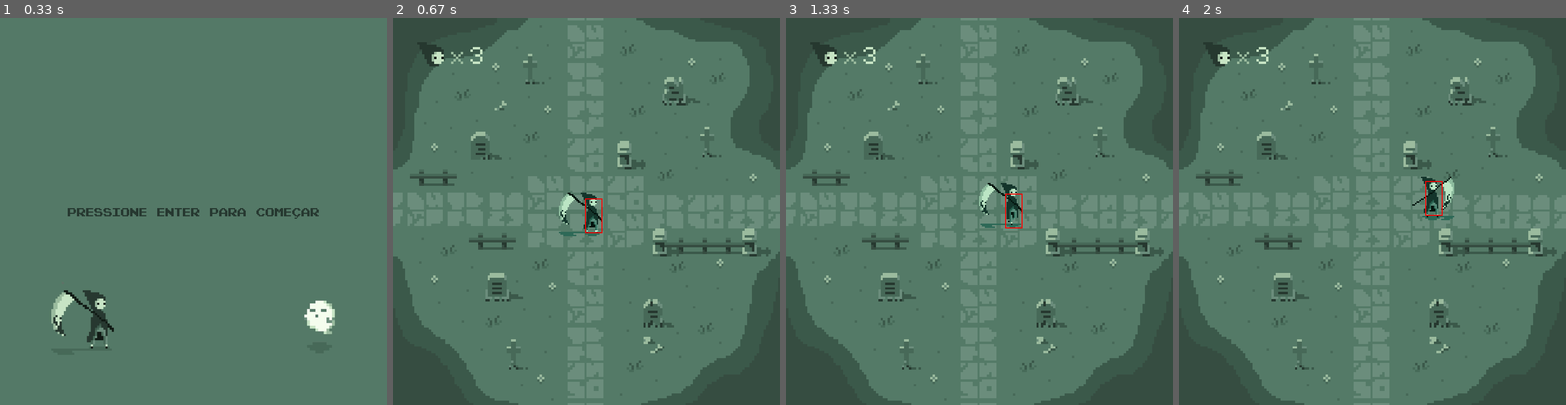
Above: before the commit, frames 1-4 (left to right).
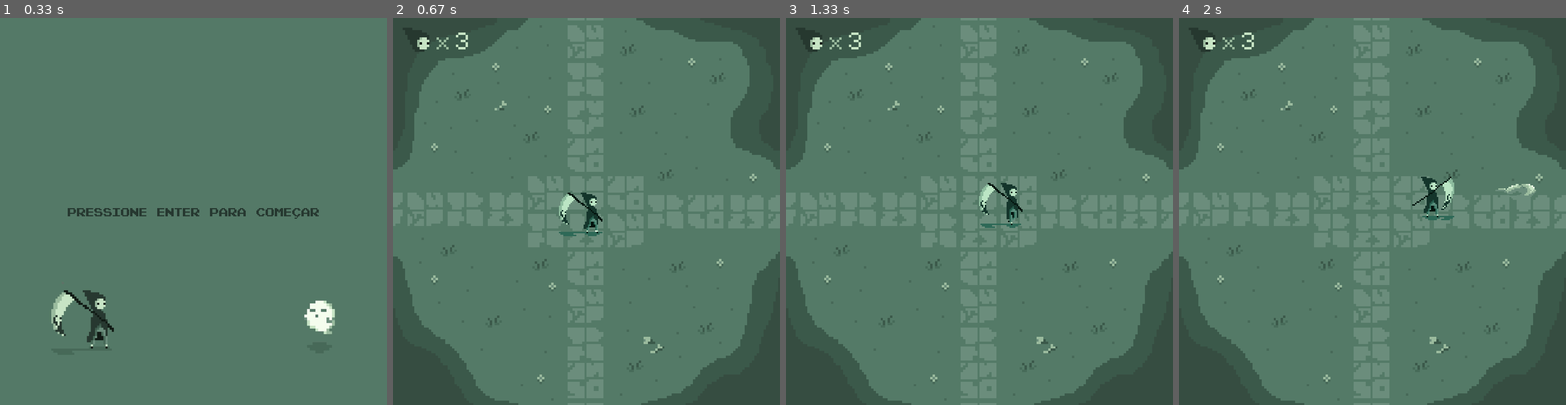
Above: after the commit, the same moments.

Repository: daskyni/jogo-pygame
Game: pygame game, started from main.py
Two runs of this game, one before a commit and one after it. Both use one fixed random seed, a clock stepped at 60 frames per second and the inputs below.
Inputs:
- Up to frame 1 (0.33 s): no input
- Up to frame 2 (0.67 s): tap Enter at 0.33 s
- Up to frame 3 (1.33 s): hold Right 0.67-1.13 s; hold Up from 1.17 s (still down)
- Up to frame 4 (2 s): release Up at 1.47 s; hold Right 1.5-1.97 s

Frame 1 is identical in both runs. In frame 2, 2.5% of the frame differs, in the area x 4-98%, y 3-91%; in frame 3, 2.5%; in frame 4, 2.6%.

Commit message:
add projetil

Diff:
--- a/ghosts.py
+++ b/ghosts.py
@@ -1,7 +1,6 @@
 import math
 import pygame
 import random
-from main import SCREEN_WIDTH, SCREEN_HEIGHT
 
 # Constantes para o fantasma
 GHOST_CONTACT_DAMAGE = 1
@@ -12,6 +11,9 @@
 # Constantes para repulsão entre fantasmas
 MIN_GHOST_DISTANCE_REPEL = 50  # Distância para começar a repelir (ajuste conforme o tamanho do sprite)
 GHOST_REPEL_STRENGTH_VALUE = 0.5 # Força da repulsão (pequeno valor para evitar movimentos bruscos)
+
+SCREEN_WIDTH = 800
+SCREEN_HEIGHT = 800
 
 class Ghost(pygame.sprite.Sprite):
     def __init__(self, player, all_ghosts_group):
--- a/main.py
+++ b/main.py
@@ -1,4 +1,7 @@
 import pygame
+from ghosts import Ghost
+from player import Player
+from projectile import Projectile
 
 # define o FPS do jogo
 FPS = 60
@@ -7,123 +10,141 @@
 SCREEN_WIDTH = 800
 SCREEN_HEIGHT = 800
 
+def load_smoke_frames():
+    frames = []
+    for i in range(0, 10):
+        img = pygame.image.load(f'./sprites/personagens/ceifador/fumaca/fumaca_{i}.png').convert_alpha()
+        frames.append(img)
+    return frames
+
+def inicializa_jogo(player, ghosts):
+    player.lives_remaining = player.total_lives
+    player.life_count_atual = player.life_counters[player.lives_remaining]
+    player.walking = False
+    player.is_attacking = False
+    player.direction_x = 0
+    player.direction_y = 0
+    player.invulnerable = False
+    player.rect.center = (SCREEN_WIDTH // 2, SCREEN_HEIGHT // 2)
+    for ghost in ghosts:
+        ghost.kill()
+
 if __name__ == "__main__":
-
-    # importa classes
-    from ghosts import Ghost
-    from player import Player
-
-    # incia o pygame
     pygame.init()
 
-    # definicoes gerais da screen
     screen = pygame.display.set_mode((SCREEN_WIDTH, SCREEN_HEIGHT))
     pygame.display.set_caption("O Jogo do Ceifador")
-    background_image_path = "./sprites/mapa/mapa_completo.png"
+
+    background_image_path = "./sprites/mapa/mapa.png"
     background_image = pygame.image.load(background_image_path).convert()
-    # aplica a transformação de scale para adequar o background ao tamanho da screen
     scaled_background = pygame.transform.scale(background_image, (SCREEN_WIDTH, SCREEN_HEIGHT))
     background_rect = scaled_background.get_rect()
     background_rect.topleft = (0, 0)
 
-    # Carrega e escala a imagem de fundo para tela inicial e game over
-    initial_background_path = "./background/backgroundInitial.png" # Certifique-se que o caminho está correto
+    initial_background_path = "./background/backgroundInitial.png"
     initial_background_image = pygame.image.load(initial_background_path).convert()
     scaled_initial_background = pygame.transform.scale(initial_background_image, (SCREEN_WIDTH, SCREEN_HEIGHT))
     initial_background_rect = scaled_initial_background.get_rect()
 
     FONT_PATH = "./fonts/Pixel Emulator.otf"
-    pygame.font.init() # Garante que o módulo de fontes está inicializado
+    pygame.font.init()
     try:
-        font_stats = pygame.font.Font(FONT_PATH, 20) # Para HP, XP, Nível - Aumentado
-        font_title = pygame.font.Font(FONT_PATH, 20)  # Para títulos como "Game Over" - Aumentado
-        font_instruction = pygame.font.Font(FONT_PATH, 25) # Para instruções - Levemente diminuído
-    except pygame.error: # Caso a fonte não seja encontrada, usa a padrão
+        font_stats = pygame.font.Font(FONT_PATH, 20)
+        font_title = pygame.font.Font(FONT_PATH, 20)
+        font_instruction = pygame.font.Font(FONT_PATH, 25)
+    except pygame.error:
         print(f"Aviso: Fonte '{FONT_PATH}' não encontrada. Usando fonte padrão.")
-        font_stats = pygame.font.Font(None, 38) # Ajustado para o fallback
-        font_title = pygame.font.Font(None, 76) # Ajustado para o fallback
-        font_instruction = pygame.font.Font(None, 42) # Ajustado para o fallback
+        font_stats = pygame.font.Font(None, 38)
+        font_title = pygame.font.Font(None, 76)
+        font_instruction = pygame.font.Font(None, 42)
 
-    def inicializa_jogo(player, ghosts_group):
-        player.lives_remaining = player.total_lives
-        player.life_count_atual = player.life_counters[player.lives_remaining]
-        player.walking = False
-        player.is_attacking = False
-        player.direction_x = 0
-        player.direction_y = 0
-        player.invulnerable = False
-        player.rect.center = (SCREEN_WIDTH // 2, SCREEN_HEIGHT // 2)
-        for ghost in ghosts_group:
-            ghost.kill()
-
-    # Estados do Jogo
     TELA_INICIAL = "TELA_INICIAL"
     JOGANDO = "JOGANDO"
     GAME_OVER = "GAME_OVER"
     game_state = TELA_INICIAL
 
-    # eventos
     GHOST_SPAWN_EVENT = pygame.USEREVENT + 1
-    pygame.time.set_timer(GHOST_SPAWN_EVENT, 2000)  # spawn de fantasmas a cada 2 segundos
+    pygame.time.set_timer(GHOST_SPAWN_EVENT, 2000)
 
-    # posicao do life count
-    POSICAO_X_LIFE_COUNT = 50
-    POSICAO_Y_LIFE_COUNT = 50
+    POSICAO_X_LIFE_COUNT = 20
+    POSICAO_Y_LIFE_COUNT = 20
 
-    # adiciona as sprites
     player = Player()
     ghosts = pygame.sprite.Group()
+    projectiles = pygame.sprite.Group()
 
-    # clock para controlar o framerate
+    smoke_frames = load_smoke_frames()
+
+    last_shot_time = 0
+    shot_cooldown = 1500  # ms
+
     clock = pygame.time.Clock()
 
     running = True
     while running:
+        current_time = pygame.time.get_ticks()
         for event in pygame.event.get():
             if event.type == pygame.QUIT:
                 running = False
             elif event.type == GHOST_SPAWN_EVENT:
                 new_ghost = Ghost(player, ghosts)
                 ghosts.add(new_ghost)
+
             if game_state == TELA_INICIAL:
                 if event.type == pygame.KEYDOWN:
                     if event.key == pygame.K_RETURN:
                         inicializa_jogo(player, ghosts)
                         game_state = JOGANDO
+
             elif game_state == JOGANDO:
                 player.handle_input(event)
+
             elif game_state == GAME_OVER:
                 if event.type == pygame.KEYDOWN:
-                    if event.key == pygame.K_RETURN: # Reiniciar
+                    if event.key == pygame.K_RETURN:
                         inicializa_jogo(player, ghosts)
                         game_state = JOGANDO
-                    elif event.key == pygame.K_ESCAPE: # Sair
+                    elif event.key == pygame.K_ESCAPE:
                         running = False
 
-        # logica e desenho baseados no estado do jogo
+        if game_state == JOGANDO:
+            # Disparo automático do projetil
+            if current_time - last_shot_time >= shot_cooldown:
+                last_shot_time = current_time
+                proj = Projectile(player.rect.center, player.direction, smoke_frames)
+                projectiles.add(proj)
+
+            projectiles.update()
+
+            # Colisão projetil x fantasmas
+            for proj in projectiles:
+                hits = pygame.sprite.spritecollide(proj, ghosts, False)
+                if hits:
+                    for ghost in hits:
+                        ghost.take_damage(1)
+                    proj.kill()
+
+        # Desenha telas
         if game_state == TELA_INICIAL:
             screen.blit(scaled_initial_background, initial_background_rect)
             instrucao_surface = font_instruction.render("Pressione ENTER para começar", True, (38, 56, 48))
-
             instrucao_rect = instrucao_surface.get_rect(center=(SCREEN_WIDTH // 2, SCREEN_HEIGHT // 2))
-
             screen.blit(instrucao_surface, instrucao_rect)
 
         elif game_state == JOGANDO:
-            # coloca o background na tela
             screen.blit(scaled_background, background_rect)
-            # atualiza e desenha o grupo de sprites
+
             player.update()
             player.draw(screen)
-            pygame.draw.rect(screen, (255, 0, 0), player.hitbox, 2) # desenha hitbox no personagem
 
             for ghost in ghosts:
                 ghost.update()
                 ghost.draw(screen)
-            # coloca a vida atual do personagem
+
+            projectiles.draw(screen)
+
             screen.blit(player.life_count_atual, (POSICAO_X_LIFE_COUNT, POSICAO_Y_LIFE_COUNT))
 
-            # Condição de Game Over
             if player.lives_remaining <= 0:
                 game_state = GAME_OVER
 
@@ -141,11 +162,7 @@
             screen.blit(instrucao_restart_surface, instrucao_restart_rect)
             screen.blit(instrucao_sair_surface, instrucao_sair_rect)
 
-
-        # atualiza a tela
         pygame.display.flip()
-
-        # define o FPS da screen
         clock.tick(FPS)
 
     pygame.quit()
--- a/player.py
+++ b/player.py
@@ -1,37 +1,32 @@
 import random
 import pygame
-from main import SCREEN_WIDTH, SCREEN_HEIGHT
-
-# constantes do player
+
 PLAYER_TOTAL_LIVES = 3
 PLAYER_INVULNERABILITY_DURATION = 1000
 PLAYER_ATTACK_DURATION = 500
-PLAYER_ATTACK_COOLDOWN = 1500 # ataca a cada 2s
+PLAYER_ATTACK_COOLDOWN = 1500
 PLAYER_KNOCKBACK_DURATION = 200
 PLAYER_KNOCKBACK_SPEED = 5
 PLAYER_DAMAGE = 1
 
-# tamanho do life count
 TAMANHO_COMPRIMENTO_LIFE_COUNT = 150
 TAMANHO_ALTURA_LIFE_COUNT = 50
+
+SCREEN_WIDTH = 800
+SCREEN_HEIGHT = 800
 
 class Player(pygame.sprite.Sprite):
     def __init__(self):
         super().__init__()
 
-        # sprites de andar
         self.first_walking_sprite_number = 0
         self.last_walking_sprite_number = 7
-
-        # fator de escala para a sprite do personagem
         self.scale_factor = 3
 
-        # carrega os frames da animacao de andar
         self.walk_frames = []
         for i in range(self.first_walking_sprite_number, self.last_walking_sprite_number):
             img_path = f"./sprites/personagens/ceifador/andando/ceifador_andando_{i}.png"
             original_img = pygame.image.load(img_path).convert_alpha()
-            # escala a imagem
             scaled_img = pygame.transform.scale(
                 original_img,
                 (original_img.get_width() * self.scale_factor,
@@ -39,7 +34,6 @@
             )
             self.walk_frames.append(scaled_img)
 
-        # sprites de ataque
         self.first_attack_sprite_number = 0
         self.last_attack_sprite_number = 7
         self.attack_frames = []
@@ -53,26 +47,22 @@
             )
             self.attack_frames.append(scaled_img)
 
-        # variaveis de controle de animacao
-        self.current_frame = 0 # frame atual
+        self.current_frame = 0
         self.animation_speed = 0.1
         self.attack_animation_speed = PLAYER_ATTACK_DURATION / len(self.attack_frames) / 1000
         self.last_update = 0
 
-        # imagem inicial
         self.image = self.walk_frames[self.current_frame]
         self.rect = self.image.get_rect()
         self.rect.topleft = (self.image.get_rect().left + 54, self.image.get_rect().top + 30)
 
         self.rect.center = (SCREEN_WIDTH // 2, SCREEN_HEIGHT // 2)
 
-        # criar hitbox separada (menor, só pega o corpo)
-        hitbox_width = 12 * self.scale_factor   # 12 → 36 px
-        hitbox_height = 24 * self.scale_factor  # 24 → 72 px
-        offset_x = 18 * self.scale_factor       # deslocamento lateral do corpo
-        offset_y = 10 * self.scale_factor       # deslocamento vertical do corpo
-
-        # ajusta hitbox com base na posição da imagem
+        hitbox_width = 12 * self.scale_factor
+        hitbox_height = 24 * self.scale_factor
+        offset_x = 18 * self.scale_factor
+        offset_y = 10 * self.scale_factor
+
         self.hitbox = pygame.Rect(
             self.rect.left + offset_x,
             self.rect.top + offset_y,
@@ -80,14 +70,13 @@
             hitbox_height
         )
 
-        # variaveis que controlam o estado do jogador (parado ou andando)
         self.walking = False
-        self.speed = 2 # velocidade do jogador
-        self.direction_x = 0 # 0 = parado, 1 = direita, -1 = esquerda
-        self.direction_y = 0 # 0 = parado, 1 = baixo, -1 = cima
-        self.facing_right = True # controla quando o personagem esta olhando para a direita
-
-        # atributos de combate e vida
+        self.speed = 2
+        self.direction_x = 0
+        self.direction_y = 0
+        self.facing_right = True
+        self.direction = 'right'  # Direção atual para disparo
+
         self.total_lives = PLAYER_TOTAL_LIVES
         self.lives_remaining = self.total_lives
         self.invulnerable = False
@@ -98,37 +87,33 @@
         self.is_attacking = False
         self.attack_timer = 0
         self.attack_duration = PLAYER_ATTACK_DURATION
-        self.last_attack_time = 0 # O tempo do último ataque é crucial para o cooldown
+        self.last_attack_time = 0
         self.attack_cooldown = PLAYER_ATTACK_COOLDOWN
         self.current_attack_frame = 0
 
-        # atributos de Knockback
         self.is_knocked_back = False
         self.knockback_start_time = 0
         self.knockback_direction = pygame.Vector2(0, 0)
 
         self.base_sprite_image = self.image
 
-        # imagens que mostram o numero de vidas do Player
         self.life_count_sprite_3 = pygame.transform.scale(pygame.image.load('./sprites/tela/vida/vida_3.png').convert_alpha(),
-                                            (TAMANHO_COMPRIMENTO_LIFE_COUNT, TAMANHO_ALTURA_LIFE_COUNT))
+                                                           (TAMANHO_COMPRIMENTO_LIFE_COUNT, TAMANHO_ALTURA_LIFE_COUNT))
         self.life_count_sprite_2 = pygame.transform.scale(pygame.image.load('./sprites/tela/vida/vida_2.png').convert_alpha(),
-                                            (TAMANHO_COMPRIMENTO_LIFE_COUNT, TAMANHO_ALTURA_LIFE_COUNT))
+                                                           (TAMANHO_COMPRIMENTO_LIFE_COUNT, TAMANHO_ALTURA_LIFE_COUNT))
         self.life_count_sprite_1 = pygame.transform.scale(pygame.image.load('./sprites/tela/vida/vida_1.png').convert_alpha(),
-                                            (TAMANHO_COMPRIMENTO_LIFE_COUNT, TAMANHO_ALTURA_LIFE_COUNT))
+                                                           (TAMANHO_COMPRIMENTO_LIFE_COUNT, TAMANHO_ALTURA_LIFE_COUNT))
         self.life_count_sprite_0 = pygame.transform.scale(pygame.image.load('./sprites/tela/vida/vida_0.png').convert_alpha(),
-                                            (TAMANHO_COMPRIMENTO_LIFE_COUNT, TAMANHO_ALTURA_LIFE_COUNT))
-
-        self.life_counters = [self.life_count_sprite_0, self.life_count_sprite_1, self.life_count_sprite_2, self.life_count_sprite_3]
+                                                           (TAMANHO_COMPRIMENTO_LIFE_COUNT, TAMANHO_ALTURA_LIFE_COUNT))
+
+        self.life_counters = [self.life_count_sprite_0, self.life_count_sprite_1,
+                              self.life_count_sprite_2, self.life_count_sprite_3]
 
         self.life_count_atual = self.life_counters[self.lives_remaining]
 
-
-    # metodo que atualiza a direção do movimento e animação
     def update(self):
         now = pygame.time.get_ticks()
 
-        # logica de knockback
         if self.is_knocked_back:
             if now - self.knockback_start_time < PLAYER_KNOCKBACK_DURATION:
                 self.rect.x += self.knockback_direction.x * PLAYER_KNOCKBACK_SPEED
@@ -138,21 +123,17 @@
                 if self.direction_x == 0 and self.direction_y == 0:
                     self.walking = False
         else:
-            # movimento normal do jogador apenas se não estiver em knockback
             self.rect.x += self.direction_x * self.speed
             self.rect.y += self.direction_y * self.speed
 
-        # mantém o jogador dentro dos limites da tela
         self.rect.clamp_ip(pygame.Rect(0, 0, SCREEN_WIDTH, SCREEN_HEIGHT))
 
-        # lógica para o ataque automático
         if not self.is_knocked_back and not self.is_attacking and (now - self.last_attack_time > self.attack_cooldown):
             self.is_attacking = True
             self.attack_timer = now
-            self.last_attack_time = now # reinicia o timer do cooldown
-            self.current_attack_frame = 0 # começa a animação do ataque do zero
-
-        # logica de animação (prioriza ataque)
+            self.last_attack_time = now
+            self.current_attack_frame = 0
+
         if self.is_attacking:
             self.animate_attack()
         elif self.walking:
@@ -165,68 +146,56 @@
 
         self.base_sprite_image = self.image
 
-        # logica de invulnerabilidade e piscar ao receber ataque
         if self.invulnerable:
             if now - self.last_hit_time > self.invulnerable_duration:
                 self.invulnerable = False
             else:
-                # piscar
-                if (now - self.last_hit_time) % 300 < 150: # invisivel por 150ms
-                    # cria uma superfície transparente temporária
+                if (now - self.last_hit_time) % 300 < 150:
                     temp_surface = pygame.Surface(self.base_sprite_image.get_size(), pygame.SRCALPHA)
-                    temp_surface.fill((0,0,0,0)) # transparente
+                    temp_surface.fill((0, 0, 0, 0))
                     self.image = temp_surface
-                else: # visivel por 150ms
+                else:
                     self.image = self.base_sprite_image
 
-    # metodo que atualiza a hitbox com base no scale_factor
     def update_hitbox(self, isFacingLeft):
         offset_y = 10 * self.scale_factor
         if isFacingLeft:
-            offset_x = 8 * self.scale_factor  # mais à esquerda
+            offset_x = 8 * self.scale_factor
         else:
-            offset_x = 18 * self.scale_factor  # mais à direita
+            offset_x = 18 * self.scale_factor
 
         self.hitbox.topleft = (
             self.rect.left + offset_x,
             self.rect.top + offset_y
         )
 
-    # metodo que realiza a animacao de andar do personagem
     def animate_walk(self):
-        now = pygame.time.get_ticks() # pega quanto tempo se passou desde que a funcao pygame.init() foi chamada
-
-        # verifica se o tempo que passou é maior do que o tempo que cada frame deve ficar na tela
+        now = pygame.time.get_ticks()
+
         if now - self.last_update > self.animation_speed * 1000:
-            # atualiza o tempo e o frame
             self.last_update = now
-            self.current_frame = (self.current_frame + 1) % len(self.walk_frames) # realiza o loop dos frames
-
-            # pega o frame base
+            self.current_frame = (self.current_frame + 1) % len(self.walk_frames)
+
             base_image = self.walk_frames[self.current_frame]
 
-            # vira a imagem se a direcao for para a esquerda
             if not self.facing_right:
-                self.image = pygame.transform.flip(base_image, True, False) # flip_x = True, flip_y = False
+                self.image = pygame.transform.flip(base_image, True, False)
                 self.update_hitbox(True)
             else:
-                self.image = base_image # nao vira se estiver para a direita
+                self.image = base_image
                 self.update_hitbox(False)
 
     def animate_attack(self):
-        now = pygame.time.get_ticks() # pega quanto tempo se passou desde que a funcao pygame.init() foi chamada
-
+        now = pygame.time.get_ticks()
         frame_duration = self.attack_duration / len(self.attack_frames)
 
-        # verifica se o tempo que passou é maior do que o tempo que cada frame deve ficar na tela
         if now - self.attack_timer >= (self.current_attack_frame + 1) * frame_duration:
             self.current_attack_frame += 1
             if self.current_attack_frame >= len(self.attack_frames):
                 self.is_attacking = False
-                self.current_attack_frame = 0 # reseta para proximo ataque
-                # retorna para a animação de andar/parado
+                self.current_attack_frame = 0
                 if self.walking:
-                    self.image = self.walk_frames[self.current_frame % len(self.walk_frames)] # garante que o frame seja valido
+                    self.image = self.walk_frames[self.current_frame % len(self.walk_frames)]
                 else:
                     self.image = self.walk_frames[0]
                 if not self.facing_right:
@@ -248,25 +217,23 @@
             self.life_count_atual = self.life_counters[self.lives_remaining]
             self.invulnerable = True
             self.last_hit_time = pygame.time.get_ticks()
-            print(f"Vidas restantes: {self.lives_remaining}") # Para debug
-            # Lógica de Knockback
+            print(f"Vidas restantes: {self.lives_remaining}")
             if damage_source:
                 self.is_knocked_back = True
                 self.knockback_start_time = pygame.time.get_ticks()
-                # Calcula a direção do knockback (para longe da fonte de dano)
                 knockback_vector = pygame.Vector2(self.rect.center) - pygame.Vector2(damage_source.rect.center)
-                if knockback_vector.length_squared() > 0: # Evita erro com vetor zero
+                if knockback_vector.length_squared() > 0:
                     self.knockback_direction = knockback_vector.normalize()
-                else: # Caso raro de sobreposição exata de centros, usa uma direção aleatória
+                else:
                     self.knockback_direction = pygame.Vector2(random.uniform(-1, 1), random.uniform(-1, 1))
                     if self.knockback_direction.length_squared() > 0:
                         self.knockback_direction.normalize()
-                    else: # Se ainda for zero (extremamente raro), um padrão para cima
+                    else:
                         self.knockback_direction = pygame.Vector2(0, -1)
 
             if self.lives_remaining <= 0:
                 self.lives_remaining = 0
-                print("O Jogador Morreu!") # fazer logica de game over aqui
+                print("O Jogador Morreu!")
 
     def handle_input(self, event):
         if event.type == pygame.KEYDOWN:
@@ -276,16 +243,20 @@
                 self.direction_x = 1
                 self.walking = True
                 self.facing_right = True
+                self.direction = 'right'
             elif event.key == pygame.K_LEFT:
                 self.direction_x = -1
                 self.walking = True
                 self.facing_right = False
+                self.direction = 'left'
             elif event.key == pygame.K_UP:
                 self.direction_y = -1
                 self.walking = True
+                self.direction = 'up'
             elif event.key == pygame.K_DOWN:
                 self.direction_y = 1
                 self.walking = True
+                self.direction = 'down'
 
         elif event.type == pygame.KEYUP:
             if event.key == pygame.K_RIGHT and self.direction_x == 1:
--- /dev/null
+++ b/projectile.py
@@ -0,0 +1,58 @@
+import pygame
+
+class Projectile(pygame.sprite.Sprite):
+    def __init__(self, pos, direction, smoke_sprites):
+        super().__init__()
+
+        scale_factor = 3
+
+        # Redimensiona os sprites da fumaça
+        scaled_sprites = [
+            pygame.transform.scale(
+                img,
+                (img.get_width() * scale_factor, img.get_height() * scale_factor)
+            ) for img in smoke_sprites
+        ]
+
+        # Ajusta sprites conforme direção
+        if direction == 'left':
+            scaled_sprites = [pygame.transform.flip(img, True, False) for img in scaled_sprites]
+        elif direction == 'up':
+            scaled_sprites = [pygame.transform.rotate(img, 90) for img in scaled_sprites]
+        elif direction == 'down':
+            scaled_sprites = [pygame.transform.rotate(img, -90) for img in scaled_sprites]
+
+        self.smoke_sprites = scaled_sprites
+        self.frame_index = 0
+        self.animation_speed = 0.2
+        self.frame_counter = 0
+        self.speed = 8
+        self.direction = direction
+        self.image = self.smoke_sprites[self.frame_index]
+        self.rect = self.image.get_rect(center=pos)
+
+    def update(self):
+        # Movimento conforme direção
+        if self.direction == 'right':
+            self.rect.x += self.speed
+        elif self.direction == 'left':
+            self.rect.x -= self.speed
+        elif self.direction == 'up':
+            self.rect.y -= self.speed
+        elif self.direction == 'down':
+            self.rect.y += self.speed
+
+        # Animação
+        self.frame_counter += self.animation_speed
+        if self.frame_counter >= 1:
+            self.frame_counter = 0
+            self.frame_index += 1
+            if self.frame_index >= len(self.smoke_sprites):
+                self.kill()
+                return
+            self.image = self.smoke_sprites[self.frame_index]
+
+        # Remove se sair da tela
+        screen_rect = pygame.display.get_surface().get_rect()
+        if not screen_rect.colliderect(self.rect):
+            self.kill()
Binary file added: sprites/mapa/colisao_mapa.png
Renamed: sprites/mapa/mapa_liso.png -> sprites/mapa/mapa.png
Binary file removed: sprites/mapa/mapa_completo.png
Binary file removed: sprites/mapa/mapa_sombras.png
Binary file removed: sprites/mapa/objetos/cerca1.png
Binary file removed: sprites/mapa/objetos/cerca2.png
Binary file removed: sprites/mapa/objetos/cerca3.png
Binary file removed: sprites/mapa/objetos/lapide1.png
Binary file removed: sprites/mapa/objetos/lapide1_destruida.png
Binary file removed: sprites/mapa/objetos/lapide2.png
Binary file removed: sprites/mapa/objetos/lapide2_destruida.png
Binary file removed: sprites/mapa/objetos/lapide3.png
(and 12 more such lines)
